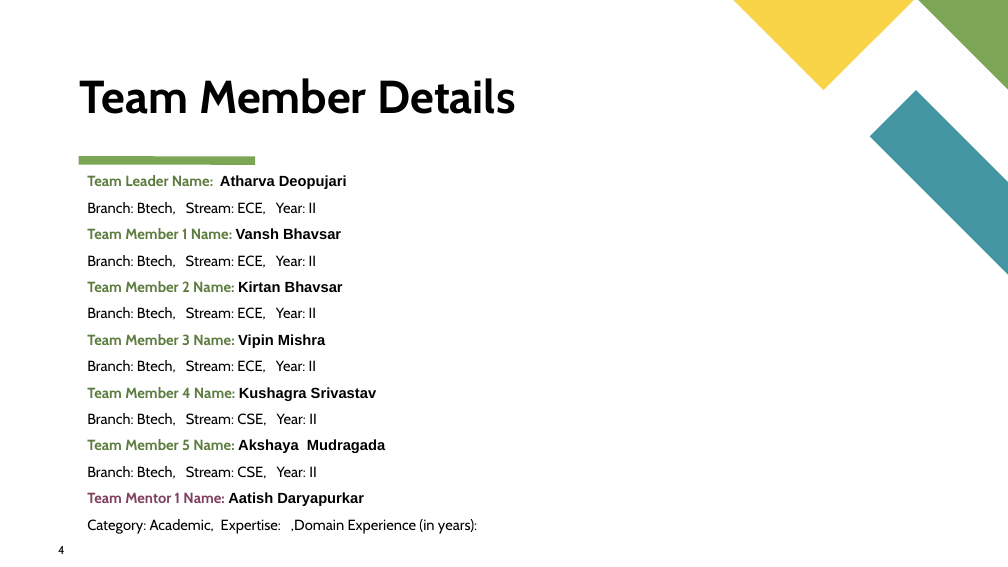
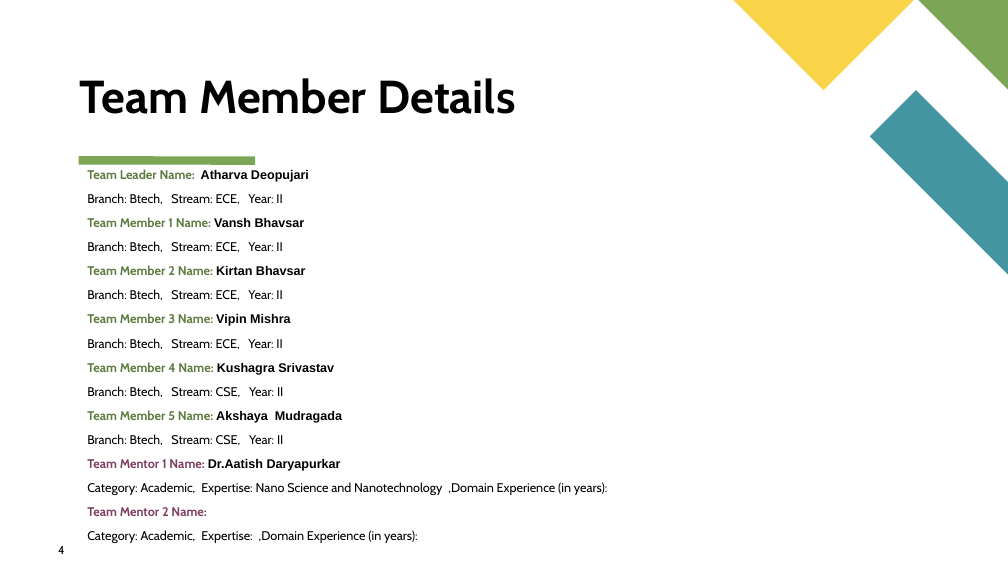
Before and after one commit to atharvadeopujari/DevRishi, a slide deck: slide 4 of DevRishi-SIH2023-College.pptx. Drawn at 1008x567 pixels with LibreOffice and Linux fonts; fonts in the diff are those of the drawing. Boxes give left, top, right and bottom in pixels: in the first picture for what was removed or moved away, otherwise in the second. Text is boxed around its words. In the diff, an @@ line names an element or a change of style, - is before the commit and + after.

```diff
--- a/DevRishi-SIH2023-College.pptx
+++ b/DevRishi-SIH2023-College.pptx
@@ text at [87, 169, 418, 543]: size 14 to 12 pt in "Team Leader Name: Atharva Deopujari", "Branch: Btech, Stream: ECE, Year: II", "Team Member 1 Name: Vansh Bhavsar", "Branch: Btech, Stream: ECE, Year: II" and 9 more places @@
@@ text at [87, 459, 608, 516]: text changed; size 14 to 12 pt; font Arial to Cabin; bold off @@
-Team Mentor 1 Name: Aatish Daryapurkar
+Team Mentor 1 Name: Dr.Aatish Daryapurkar
+Category: Academic, Expertise: Nano Science and Nanotechnology ,Domain Experience (in years):
+Team Mentor 2 Name:
```
Also in this commit, not shown: 2 other slides changed, 2 other files.
